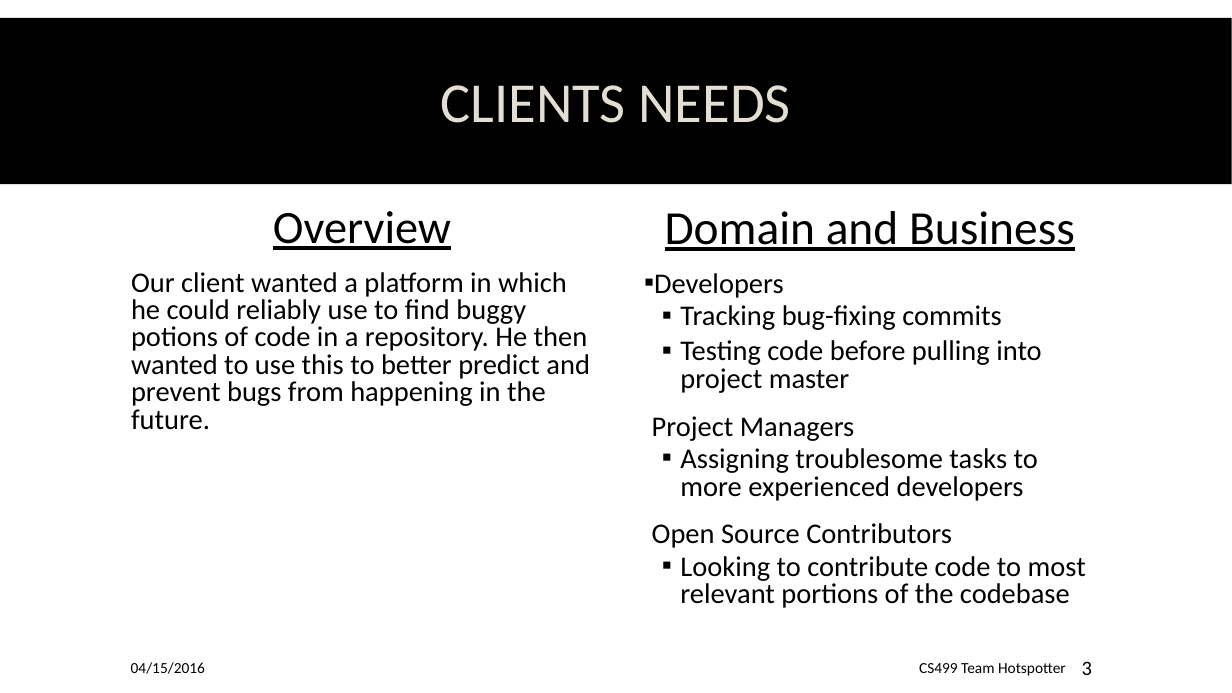
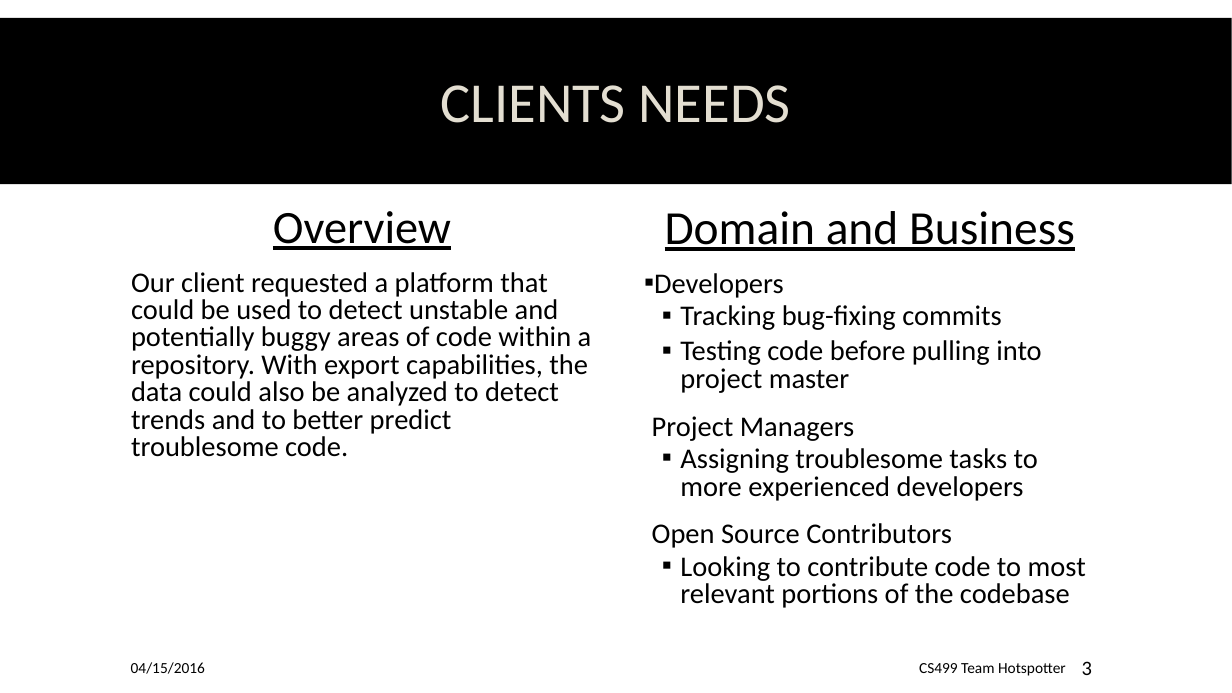
Before and after one commit to spesmit/hotspotter, a slide deck: slide 3 of Documentation/Presentations/CS499 Final Presentation.pptx. Drawn at 1232x693 pixels with LibreOffice and Linux fonts; fonts in the diff are those of the drawing; background and template pictures are left out. Boxes give left, top, right and bottom in pixels: in the first picture for what was removed or moved away, otherwise in the second. Text is boxed around its words. In the diff, an @@ line names an element or a change of style, - is before the commit and + after.

Commit message:
Rephrased overview and post-mortem bullets, fixed typos, changed layout on post-mortem to side-by-side

```diff
--- a/Documentation/Presentations/CS499 Final Presentation.pptx
+++ b/Documentation/Presentations/CS499 Final Presentation.pptx
@@ text at <box>131,272,592,457</box>: text changed @@
-Our client wanted a platform in which he could reliably use to find buggy potions of code in a repository. He then wanted to use this to better predict and prevent bugs from happening in the future.
+Our client requested a platform that could be used to detect unstable and potentially buggy areas of code within a repository. With export capabilities, the data could also be analyzed to detect trends and to better predict troublesome code.
```
Also in this commit, not shown: 4 other slides changed.
